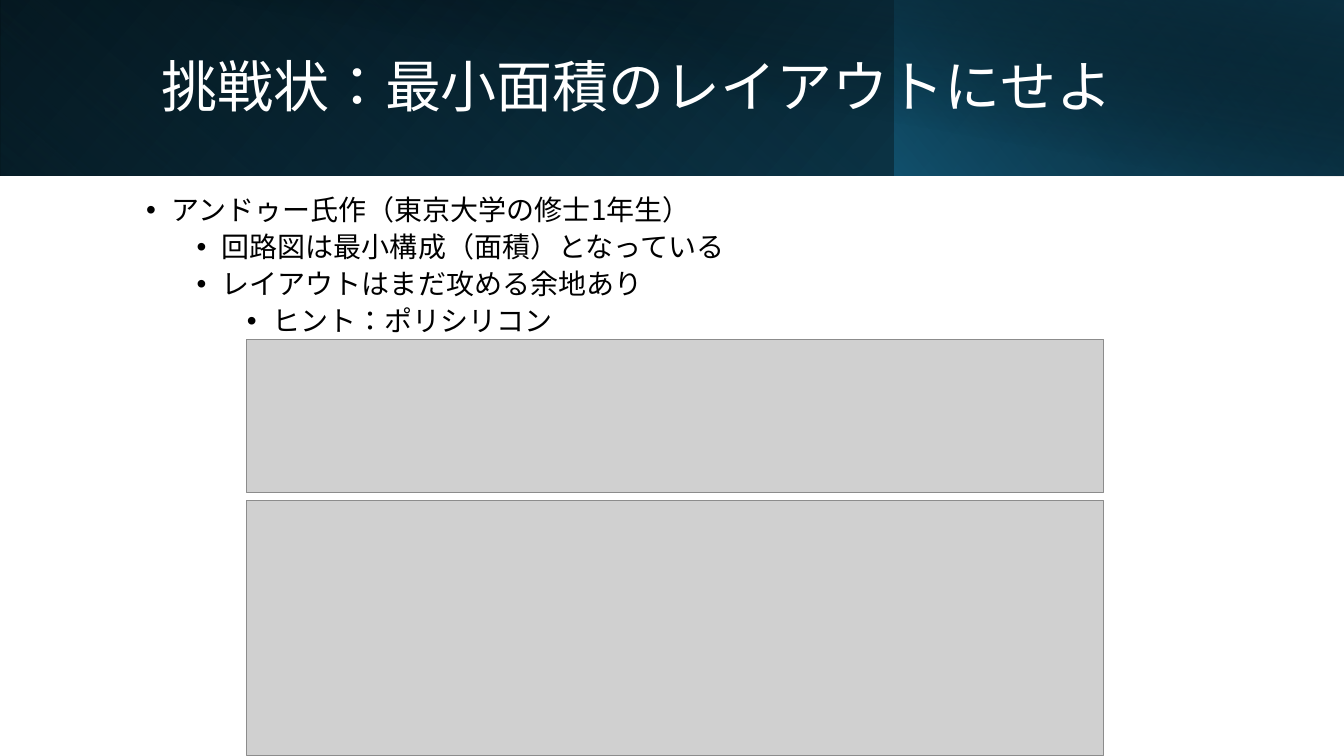
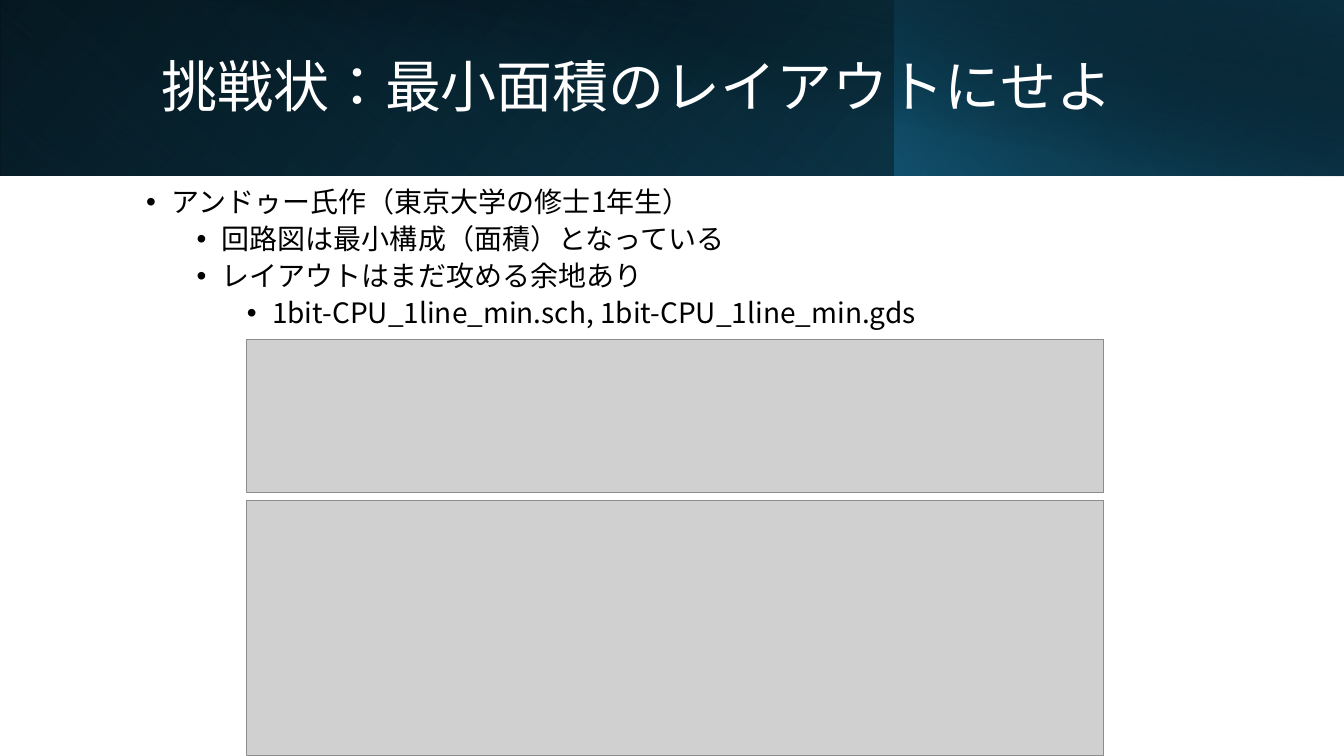
Before and after one commit to ishi-kai/openmpw-transistor-level-examples, a slide deck: slide 57 of TR10/docs/1bit-CPU_TR10.pptx. Drawn at 1344x756 pixels with LibreOffice and Linux fonts; fonts in the diff are those of the drawing; grey boxes stand for pictures. Boxes give left, top, right and bottom in pixels: in the first picture for what was removed or moved away, otherwise in the second. Text is boxed around its words. In the diff, an @@ line names an element or a change of style, - is before the commit and + after.

```diff
--- a/TR10/docs/1bit-CPU_TR10.pptx
+++ b/TR10/docs/1bit-CPU_TR10.pptx
@@ text at bbox=[272, 300, 916, 330]: text changed @@
-    • ヒント：ポリシリコン
+    • 1bit-CPU_1line_min.sch, 1bit-CPU_1line_min.gds
```
Also in this commit, not shown: 1 other file.
